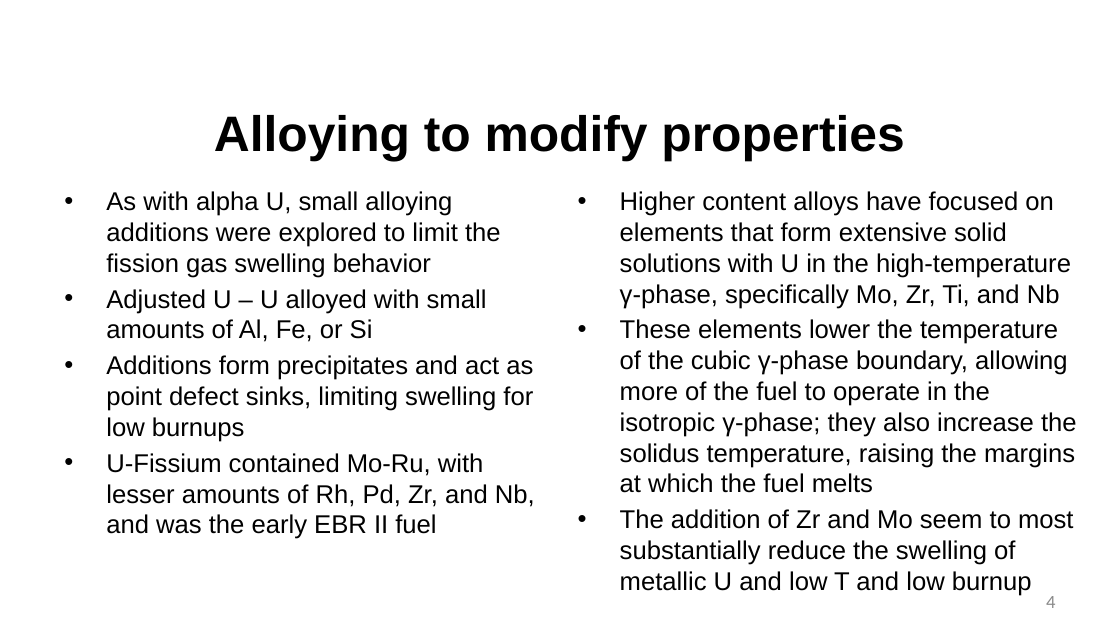
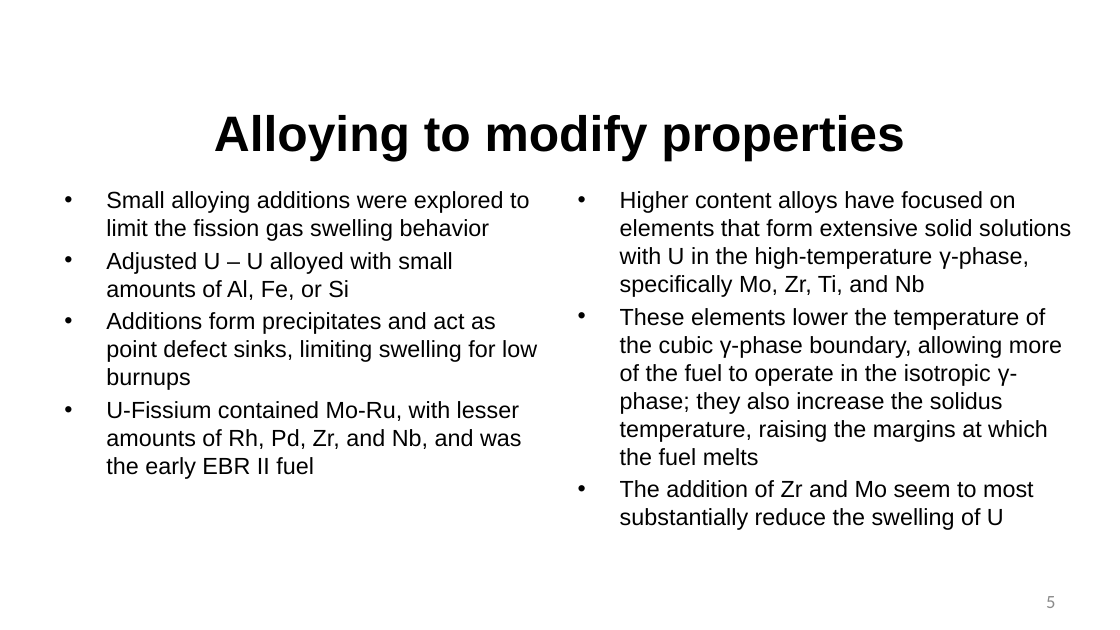
Before and after one commit to benbeeler/TEACHING, a slide deck: slide 5 of Advanced Reactor Materials/Fall2025/Lec9_SFRs.pptx (slide 4 before the commit). Drawn at 1120x630 pixels with LibreOffice and Linux fonts; fonts in the diff are those of the drawing; background and template pictures are left out. Boxes give left, top, right and bottom in pixels: in the first picture for what was removed or moved away, otherwise in the second. Text is boxed around its words. In the diff, an @@ line names an element or a change of style, - is before the commit and + after.

```diff
--- a/Advanced Reactor Materials/Fall2025/Lec9_SFRs.pptx
+++ b/Advanced Reactor Materials/Fall2025/Lec9_SFRs.pptx
@@ text at [106, 191, 529, 241]: text changed; size 22 to 20 pt @@
-• As with alpha U, small alloying additions were explored to limit the fission gas swelling behavior
+• Small alloying additions were explored to limit the fission gas swelling behavior
@@ text at [620, 191, 1071, 466]: size 22 to 20 pt in "Higher content alloys have focused on elements ...", "These elements lower the temperature of the ..." @@
@@ text at [106, 252, 537, 479]: size 22 to 20 pt in "Adjusted U – U alloyed with small ...", "Additions form precipitates and act as point ...", "U-Fissium contained Mo-Ru, with lesser amounts of ..." @@
@@ text at [620, 480, 1034, 530]: text changed; size 22 to 20 pt @@
-• The addition of Zr and Mo seem to most substantially reduce the swelling of metallic U and low T and low burnup
+• The addition of Zr and Mo seem to most substantially reduce the swelling of U
@@ page number at [1046, 596, 1055, 608]: text changed @@
-4
+5
```
Also in this commit, not shown: 6 other slides changed, 2 slides added, 23 slides removed, 7 other files.
